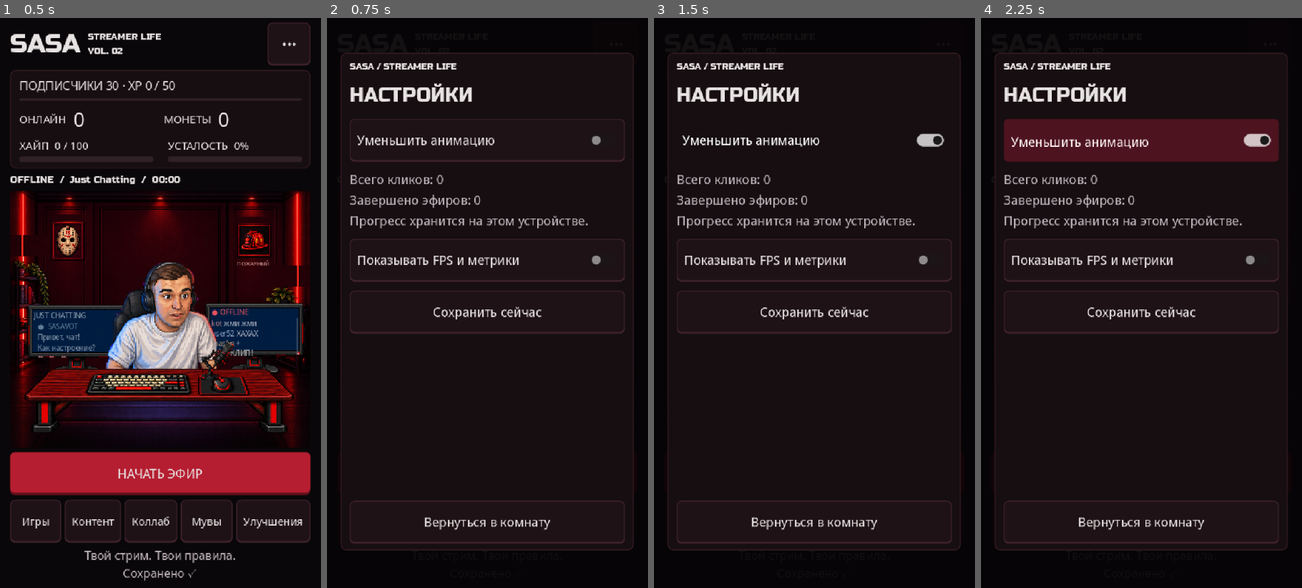
Above: before the commit, frames 1-4 (left to right).
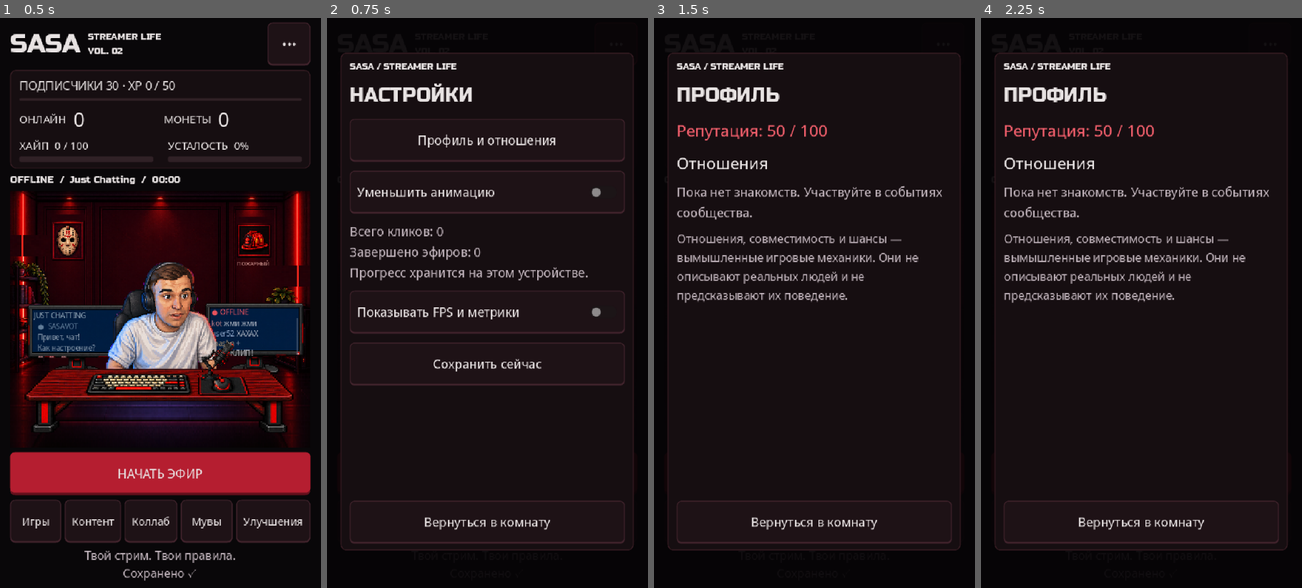
Above: after the commit, the same moments.

Repository: maximka9/TestMobileApp
Game: Godot game, scene res://src/features/stream/scenes/main_game.tscn
The game is run twice, just before and just after one commit, with the same random seed, the same clock (stepped at 60 frames per second) and the same inputs.
Inputs (mouse positions are in pixels of both pictures, inside the frame that each line leads up to):
- Up to frame 1 (0.5 s): no input
- Up to frame 2 (0.75 s): click "•••" at 0.5 s
- Up to frame 3 (1.5 s): click (814, 137) at 1.25 s, where only the run after the commit has a clickable "Профиль и отношения"
- Up to frame 4 (2.25 s): click "НАЧАТЬ ЭФИР" at 2 s

Frame 1 is identical in both runs. In frame 2, 5.8% of the frame differs, in the area x 7-93%, y 20-65%; in frame 3, 6.7%; in frame 4, 12%, in the area x 7-93%, y 11-56%.

Commit message:
feat: add reputation and relationships

Diff:
--- /dev/null
+++ b/resources/events/community_help.tres
@@ -0,0 +1,12 @@
+[gd_resource type="Resource" script_class="ActionDefinition" load_steps=2 format=3]
+[ext_resource type="Script" path="res://src/domain/models/action_definition.gd" id="1"]
+[resource]
+script = ExtResource("1")
+id = "community_help"
+title = "Помочь соседнему каналу"
+description = "Вымышленный автор pixel_neighbor просит помочь с эфиром. +5 усталости, +2 репутации, +5 к отношениям."
+energy_cost = 5.0
+duration = 0
+social_author_id = "pixel_neighbor"
+reputation_delta = 2.0
+relationship_delta = 5.0
--- /dev/null
+++ b/resources/events/community_taunt.tres
@@ -0,0 +1,12 @@
+[gd_resource type="Resource" script_class="ActionDefinition" load_steps=2 format=3]
+[ext_resource type="Script" path="res://src/domain/models/action_definition.gd" id="1"]
+[resource]
+script = ExtResource("1")
+id = "community_taunt"
+title = "Ответить резкостью?"
+description = "Чат предлагает высмеять вымышленного автора pixel_neighbor. +10 хайпа, −3 репутации, −5 к отношениям. Можно пропустить."
+hype_gain = 10.0
+duration = 0
+social_author_id = "pixel_neighbor"
+reputation_delta = -3.0
+relationship_delta = -5.0
--- a/src/core/config/game_config.gd
+++ b/src/core/config/game_config.gd
@@ -59,3 +59,13 @@
 @export var short_momentum_gains: PackedFloat32Array = PackedFloat32Array([0.0, 0.5, 2.0, 8.0, 20.0])
 @export var momentum_stream_decay: float = 0.8
 @export var momentum_audience_factor: float = 0.01
+
+@export_group("Career phase 3")
+@export_range(0, 100) var starting_reputation: float = 50.0
+@export var social_profile_limit: int = 500
+@export var social_spam_window: int = 300
+@export var social_spam_allowance: int = 2
+@export var social_spam_penalty: float = 2.0
+@export var social_rejection_penalty: float = 1.0
+@export var social_reputation_factor_min: float = 0.75
+@export var social_reputation_factor_max: float = 1.25
--- a/src/domain/models/action_definition.gd
+++ b/src/domain/models/action_definition.gd
@@ -12,3 +12,7 @@
 @export var duration: int = 20
 @export var cooldown: int = 0
 @export var move_id: String = ""
+## Fictional event effects, not statements about public figures.
+@export var social_author_id: String = ""
+@export var reputation_delta: float = 0.0
+@export var relationship_delta: float = 0.0
--- a/src/domain/models/player_state.gd
+++ b/src/domain/models/player_state.gd
@@ -23,6 +23,10 @@
 var current_location_id: String = "streamer_room"
 var current_home_id: String = "starter_home"
 var growth_momentum: float = 0.0
+var reputation: float = 50.0
+var relationships: Dictionary = {}
+## Per-author request window persists so reload cannot reset spam protection.
+var social_requests: Dictionary = {}
 var short_form_history: Array[String] = []
 var click_power: int = 1
 var current_stream_type_id: String = "just_chatting"
--- a/src/domain/services/career_service.gd
+++ b/src/domain/services/career_service.gd
@@ -10,6 +10,7 @@
 	var player: PlayerState = PlayerState.new()
 	player.followers = clampi(config.starting_followers, 20, 50)
 	player.fatigue = clampf(config.starting_fatigue, 0.0, 100.0)
+	player.reputation = clampf(config.starting_reputation, 0.0, 100.0)
 	return player
 
 func recover(player: PlayerState, seconds: float) -> void:
--- a/src/domain/services/event_service.gd
+++ b/src/domain/services/event_service.gd
@@ -5,6 +5,7 @@
 var random: RandomProvider
 var config: GameConfig
 var moves: MoveService
+var social: SocialService
 var pending: ActionDefinition
 var next_at: int = 0
 var processing_ms: float = 0.0
@@ -14,6 +15,7 @@
 	random = rng
 	config = game_config
 	moves = move_service
+	social = SocialService.new(config)
 
 func schedule(now: int) -> void:
 	pending = null
@@ -36,6 +38,8 @@
 		return OperationResult.fail(&"NOT_STREAMING")
 	var result: OperationResult = OperationResult.new(true, &"SUCCESS", "Событие пропущено")
 	if accept:
+		if not social.can_change(state, pending.social_author_id, pending.reputation_delta, pending.relationship_delta):
+			return OperationResult.fail(&"INVALID_ARGUMENT")
 		if not pending.move_id.is_empty():
 			result = moves.perform(state, pending.move_id, now)
 		else:
@@ -43,6 +47,8 @@
 			scaled.hype_gain *= stream.event_multiplier
 			scaled.viewer_multiplier = 1.0 + (scaled.viewer_multiplier - 1.0) * stream.event_multiplier
 			result = moves.apply_action(state, scaled, now)
+		if result.success:
+			social.change(state, pending.social_author_id, pending.reputation_delta, pending.relationship_delta)
 	if result.success:
 		schedule(now)
 	return result
--- a/src/domain/services/save_service.gd
+++ b/src/domain/services/save_service.gd
@@ -1,7 +1,7 @@
 class_name SaveService
 extends RefCounted
 ## Versioned codec with strict field validation and safe defaults on corruption.
-const VERSION: int = 3
+const VERSION: int = 4
 const MAX_COUNTER: int = 1000000000000
 var repository: SaveRepository
 var logger: ILogger
@@ -21,7 +21,7 @@
 func serialize(state: PlayerState) -> Dictionary:
 	if state == null:
 		return {}
-	return {"version": VERSION, "timestamp": int(clock.call()), "player": {"level": state.level, "xp": state.xp, "mo …(794 unchanged characters)…
+	return {"version": VERSION, "timestamp": int(clock.call()), "player": {"reputation": state.reputation, "relationships": state.relationships.duplicate(true), "social_requests": state.social_requests.duplicate(true), "level": state.level, "xp": state.xp, "mo …(794 unchanged characters)…
 
 func deserialize(document: Dictionary) -> OperationResult:
 	if not _integer(document.get("version"), 1, VERSION) or not _integer(document.get("timestamp"), 0, MAX_COUNTER) or not document.get("player") is Dictionary:
@@ -44,6 +44,8 @@
 		return OperationResult.fail(&"CORRUPT_SAVE")
 	if version >= 3 and not _read_short_form(data, state):
 		return OperationResult.fail(&"CORRUPT_SAVE")
+	if version >= 4 and not _read_social(data, state):
+		return OperationResult.fail(&"CORRUPT_SAVE")
 	state.current_stream_type_id = data["current_stream_type_id"] if catalog.streams.has(data["current_stream_type_id"]) else "just_chatting"
 	for id: Variant in data["upgrades"]:
 		if not id is String:
@@ -63,6 +65,29 @@
 	state.click_power = int(upgrades.stats(state)["click_power"])
 	state.normalize()
 	return OperationResult.new(true, &"SUCCESS", "", {"state": state, "saved_at": int(document["timestamp"]), "was_streaming": bool(data.get("was_streaming", false))})
+
+func _read_social(data: Dictionary, state: PlayerState) -> bool:
+	if not _number(data.get("reputation"), 0, 100):
+		return false
+	for key: String in ["relationships", "social_requests"]:
+		if not data.get(key) is Dictionary or data[key].size() > upgrades.config.social_profile_limit:
+			return false
+		for id: Variant in data[key]:
+			if not id is String or id.strip_edges().is_empty() or id.length() > 64:
+				return false
+	for id: String in data["relationships"]:
+		if not _number(data["relationships"][id], -100, 100):
+			return false
+		state.relationships[id] = float(data["relationships"][id])
+	for id: String in data["social_requests"]:
+		var window: Variant = data["social_requests"][id]
+		if not window is Dictionary or not _integer(window.get("start"), 0, MAX_COUNTER) or not _integer(window.get("last"), 0, MAX_COUNTER) or not _integer(window.get("count"), 1, 1000000):
+			return false
+		if int(window["last"]) < int(window["start"]):
+			return false
+		state.social_requests[id] = {"start": int(window["start"]), "last": int(window["last"]), "count": int(window["count"])}
+	state.reputation = float(data["reputation"])
+	return true
 
 func _read_career(data: Dictionary, state: PlayerState) -> bool:
 	for key: String in ["followers", "lifetime_peak_viewers", "lifetime_followers_gained"]:
--- /dev/null
+++ b/src/domain/services/social_service.gd
@@ -0,0 +1,46 @@
+class_name SocialService
+extends RefCounted
+## Fictional game scores only. Request hooks are consumed by the later collab engine.
+var config: GameConfig
+
+func _init(game_config: GameConfig) -> void:
+	config = game_config
+
+func relationship(state: PlayerState, author: String) -> float:
+	return float(state.relationships.get(author, 0.0))
+
+func reputation_factor(state: PlayerState) -> float:
+	return lerpf(config.social_reputation_factor_min, config.social_reputation_factor_max, clampf(state.reputation / 100.0, 0.0, 1.0))
+
+func can_change(state: PlayerState, author: String, reputation_delta: float, relationship_delta: float) -> bool:
+	return state != null and is_finite(reputation_delta) and is_finite(relationship_delta) and (author.is_empty() and relationship_delta == 0.0 or _valid_author(author) and (state.relationships.has(author) or state.relationships.size() < config.social_profile_limit))
+
+func change(state: PlayerState, author: String, reputation_delta: float, relationship_delta: float) -> OperationResult:
+	if not can_change(state, author, reputation_delta, relationship_delta):
+		return OperationResult.fail(&"INVALID_ARGUMENT")
+	state.reputation = clampf(state.reputation + reputation_delta, 0.0, 100.0)
+	if not author.is_empty():
+		state.relationships[author] = clampf(relationship(state, author) + relationship_delta, -100.0, 100.0)
+	return OperationResult.new()
+
+func rejected(state: PlayerState, author: String) -> OperationResult:
+	return change(state, author, 0.0, -config.social_rejection_penalty)
+
+func record_request(state: PlayerState, author: String, now: int) -> OperationResult:
+	if state == null or not _valid_author(author) or now < 0 or (not state.social_requests.has(author) and state.social_requests.size() >= config.social_profile_limit):
+		return OperationResult.fail(&"INVALID_ARGUMENT")
+	var window: Dictionary = state.social_requests.get(author, {"start": now, "last": now, "count": 0}).duplicate()
+	if now < int(window["last"]):
+		return OperationResult.fail(&"INVALID_ARGUMENT")
+	if now - int(window["start"]) >= config.social_spam_window:
+		window = {"start": now, "last": now, "count": 0}
+	window["last"] = now
+	window["count"] = mini(1000000, int(window["count"]) + 1)
+	var spam: bool = int(window["count"]) > config.social_spam_allowance
+	if spam:
+		state.reputation = clampf(state.reputation - config.social_spam_penalty, 0.0, 100.0)
+	state.social_requests[author] = window
+	return OperationResult.new(true, &"SUCCESS", "", {"spam": spam})
+
+func _valid_author(author: String) -> bool:
+	return not author.strip_edges().is_empty() and author.length() <= 64
--- a/src/features/stream/ui/main_game_controller.gd
+++ b/src/features/stream/ui/main_game_controller.gd
@@ -281,6 +281,7 @@
 	if app.stream.phase == StreamService.Phase.SUMMARY:
 		return
 	_open_modal("settings", "НАСТРОЙКИ")
+	modal_body.add_child(SasaUI.button("Профиль и отношения", _show_social_profile))
 	var motion: CheckButton = CheckButton.new()
 	motion.text = "Уменьшить анимацию"
 	motion.button_pressed = bool(app.stream.state.settings["reduced_motion"])
@@ -300,6 +301,16 @@
 		_modal_feedback(app.queue.flush())
 	))
 
+func _show_social_profile() -> void:
+	_open_modal("social_profile", "ПРОФИЛЬ")
+	modal_body.add_child(SasaUI.label("Репутация: %.0f / 100" % app.stream.state.reputation, &"heading", &"AccentLabel"))
+	modal_body.add_child(SasaUI.label("Отношения", &"heading"))
+	if app.stream.state.relationships.is_empty():
+		modal_body.add_child(SasaUI.label("Пока нет знакомств. Участвуйте в событиях сообщества.", &"body", &"MutedLabel"))
+	for id: String in app.stream.state.relationships:
+		modal_body.add_child(SasaUI.label("%s: %+.0f" % [id, float(app.stream.state.relationships[id])]))
+	modal_body.add_child(SasaUI.label("Отношения, совместимость и шансы — вымышленные игровые механики. Они не описывают реальных людей и не предсказывают их поведение.", &"small", &"MutedLabel"))
+
 func _modal_feedback(result: OperationResult) -> void:
 	var message: String = result.message if not result.message.is_empty() else str(result.error_code)
 	var feedback: Label = SasaUI.label(message, &"body", &"SuccessLabel" if result.success else &"ErrorLabel")
--- /dev/null
+++ b/tests/career_phase3.gd
@@ -0,0 +1,92 @@
+extends "res://tests/test_runner.gd"
+
+func _run() -> void:
+	_test_social()
+	_test_social_events()
+	_test_social_saves()
+	_test_events()
+	_test_save()
+	print("CAREER PHASE 3: %d passed, %d failed" % [passed, failed])
+	quit(0 if failed == 0 else 1)
+
+func _test_social() -> void:
+	_fixture()
+	var social: SocialService = events.social
+	check(state.reputation == 50 and social.relationship(state, "a") == 0, "Neutral social defaults")
+	config.starting_reputation = 65
+	check(stream.career.new_player().reputation == 65, "Starting reputation configurable")
+	social.change(state, "a", 2, 5)
+	check(state.reputation == 52 and social.relationship(state, "a") == 5 and social.relationship(state, "b") == 0, "Relationships belong to individual authors")
+	social.rejected(state, "a")
+	check(state.reputation == 52 and social.relationship(state, "a") == 4, "Ordinary rejection only has small relationship penalty")
+	var before: int = state.followers
+	social.change(state, "a", -1000, -1000)
+	check(state.reputation == 0 and social.relationship(state, "a") == -100 and state.followers == before, "Negative social effects bounded and do not destroy followers")
+	var low: float = social.reputation_factor(state)
+	social.change(state, "a", 1000, 1000)
+	check(state.reputation == 100 and social.relationship(state, "a") == 100, "Positive social effects bounded")
+	check(social.reputation_factor(state) > low and low > 0, "Reputation hook exposes bounded collab factor")
+	check(not social.change(state, "", 0, 1).success and not social.change(state, "a", NAN, 0).success, "Invalid social changes rejected")
+	social.record_request(state, "a", 100)
+	social.record_request(state, "a", 101)
+	check(state.reputation == 100, "Ordinary requests do not hurt reputation")
+	var spam: OperationResult = social.record_request(state, "a", 102)
+	check(spam.context["spam"] and state.reputation == 98, "Repeated requests trigger configured spam penalty")
+	social.record_request(state, "b", 102)
+	check(state.reputation == 98, "Request windows isolated per author")
+	check(not social.record_request(state, "a", 99).success and state.reputation == 98, "Backward time cannot reset spam window")
+	social.record_request(state, "a", 100 + config.social_spam_window)
+	check(state.reputation == 98 and state.social_requests["a"]["count"] == 1, "Spam window expires at boundary")
+	config.social_profile_limit = 2
+	check(not social.record_request(state, "c", 500).success, "Request history bounded")
+
+func _test_social_events() -> void:
+	_fixture()
+	stream.start()
+	events.pending = catalog.events["community_help"]
+	check(stream.resolve_event(true).success and state.reputation == 52 and state.relationships["pixel_neighbor"] == 5, "Accepted help event updates social state")
+	check(not stream.resolve_event(true).success and state.reputation == 52, "Consumed event cannot reward twice")
+	events.pending = catalog.events["community_taunt"]
+	stream.resolve_event(false)
+	check(state.reputation == 52 and state.relationships["pixel_neighbor"] == 5, "Skipping event leaves social state unchanged")
+	events.pending = catalog.events["community_taunt"]
+	stream.resolve_event(true)
+	check(state.reputation == 49 and state.relationships["pixel_neighbor"] == 0, "Toxic fictional choice reduces reputation and relationship")
+	state.fatigue = 100
+	events.pending = catalog.events["community_help"]
+	check(not stream.resolve_event(true).success and state.reputation == 49 and events.pending != null, "Failed action cannot grant social reward")
+
+func _test_social_saves() -> void:
+	_fixture()
+	events.social.change(state, "a", 4, 12)
+	events.social.change(state, "b", 0, -7)
+	events.social.record_request(state, "a", 100)
+	events.social.record_request(state, "a", 101)
+	var document: Dictionary = saves.serialize(state)
+	var result: OperationResult = saves.deserialize(JSON.parse_string(JSON.stringify(document)))
+	check(result.success, "Social JSON roundtrip loads")
+	var loaded: PlayerState = result.context["state"]
+	check(loaded.reputation == 54 and loaded.relationships["a"] == 12 and loaded.relationships["b"] == -7, "Reputation and independent relationships persist")
+	events.social.record_request(loaded, "a", 102)
+	check(loaded.reputation == 52, "Reload cannot clear spam tracking")
+	for version: int in [2, 3]:
+		var old: Dictionary = document.duplicate(true)
+		old["version"] = version
+		for key: String in ["reputation", "relationships", "social_requests"]:
+			old["player"].erase(key)
+		result = saves.deserialize(old)
+		loaded = result.context["state"]
+		check(result.success and loaded.reputation == config.starting_reputation and loaded.relationships.is_empty(), "Earlier phase migrates social defaults %d" % version)
+	for invalid: Variant in [-1, 101, NAN, "50"]:
+		var bad: Dictionary = document.duplicate(true)
+		bad["player"]["reputation"] = invalid
+		check(not saves.deserialize(bad).success, "Invalid reputation rejected")
+	var bad: Dictionary = document.duplicate(true)
+	bad["player"]["relationships"]["a"] = 101
+	check(not saves.deserialize(bad).success, "Out-of-range relationship rejected")
+	bad = document.duplicate(true)
+	bad["player"]["social_requests"]["a"]["last"] = 0
+	check(not saves.deserialize(bad).success, "Invalid request timestamps rejected")
+	bad = document.duplicate(true)
+	bad["player"].erase("relationships")
+	check(not saves.deserialize(bad).success, "New schema requires social fields")
--- a/tests/test_runner.gd
+++ b/tests/test_runner.gd
@@ -60,7 +60,7 @@
 
 func _test_catalog() -> void:
 	_fixture()
-	check(catalog.streams.size() == 3 and catalog.upgrades.size() == 5 and catalog.events.size() == 5 and catalog.moves.size() == 2, "All content resources discovered")
+	check(catalog.streams.size() == 3 and catalog.upgrades.size() == 5 and catalog.events.size() == 7 and catalog.moves.size() == 2, "All content resources discovered")
 	check(catalog.moves["beer"].title == "Взять пиво", "Resources preserve Cyrillic")
 	check(catalog.streams["irl"].viewer_multiplier == 1.5, "IRL data coefficients")
 
--- a/tests/typography_smoke.gd
+++ b/tests/typography_smoke.gd
@@ -60,6 +60,10 @@
 	_check(game.app.stream.state.money == money, "Repeated event action has no effect")
 	game._show_settings()
 	await _capture("options")
+	game.app.events.social.change(game.app.stream.state, "pixel_neighbor", 2, 5)
+	game._show_social_profile()
+	_check(_has_text("pixel_neighbor: +5"), "Profile renders relationship score")
+	await _capture("social_profile")
 	game._close_modal()
 	game._primary_pressed()
 	await _capture("summary")
Not shown, added: src/domain/services/social_service.gd.uid
Not shown, added: tests/career_phase3.gd.uid
Not shown, added: docs/career_phase3.md
